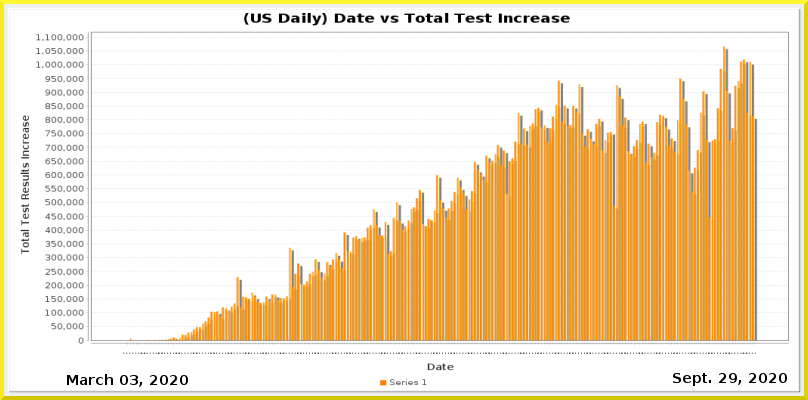
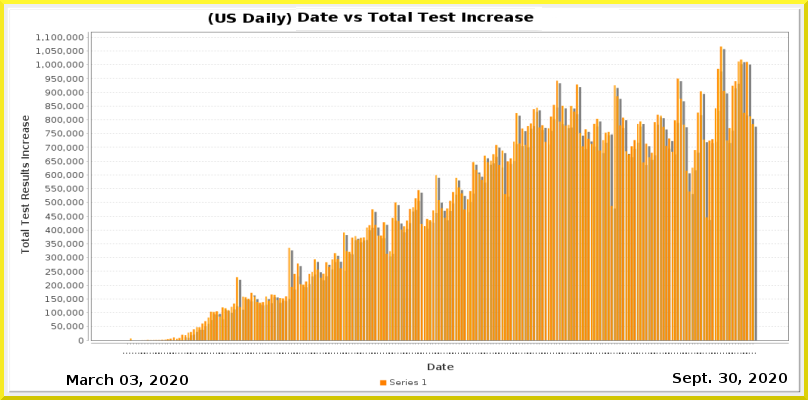
Comparing the layer stacks of the two w=808, h=400 images. Changes:
painted on "Current Date" over [719,373,737,383]
painted on "Date_vs_TestIncrease.png" over [146,6,758,354]
